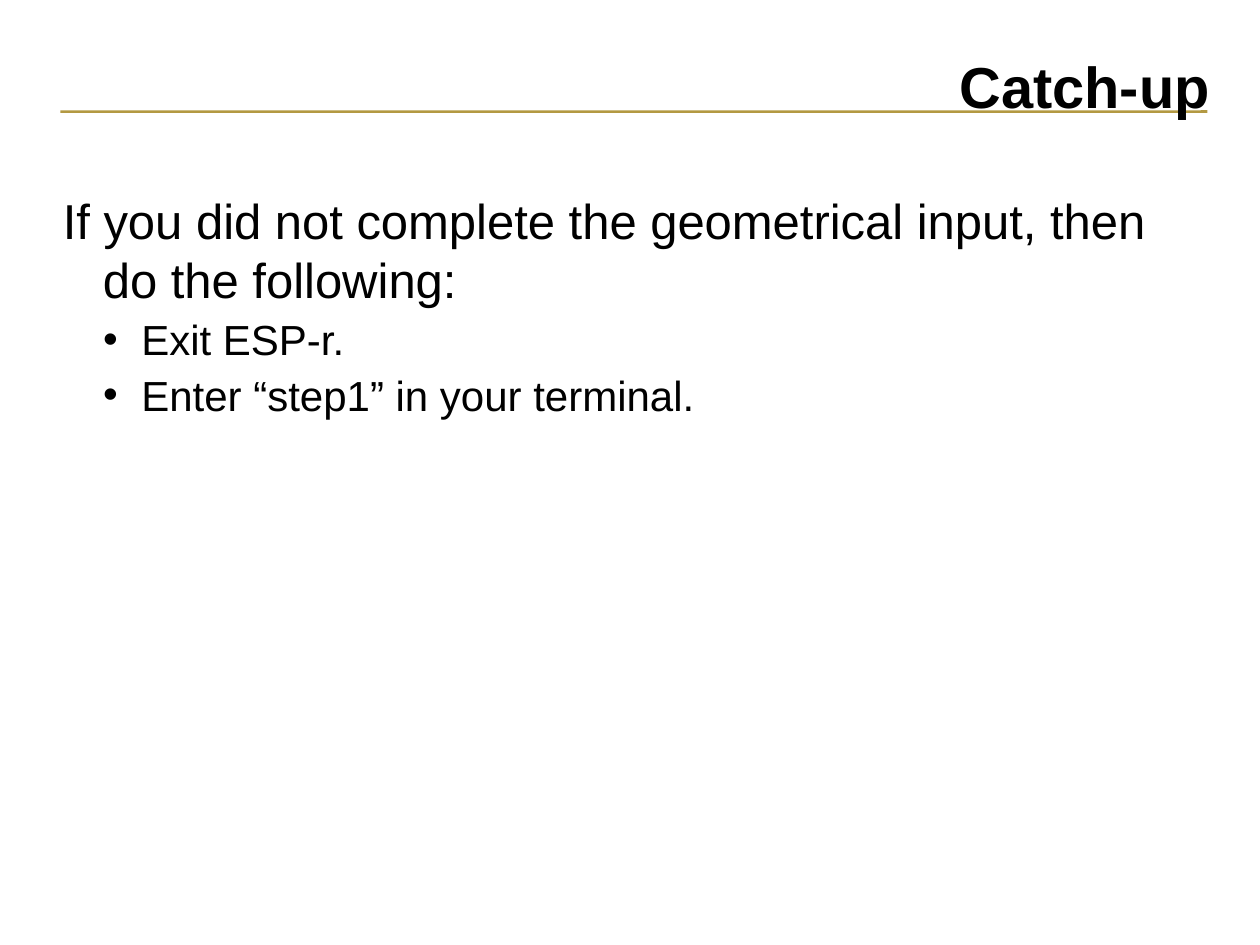
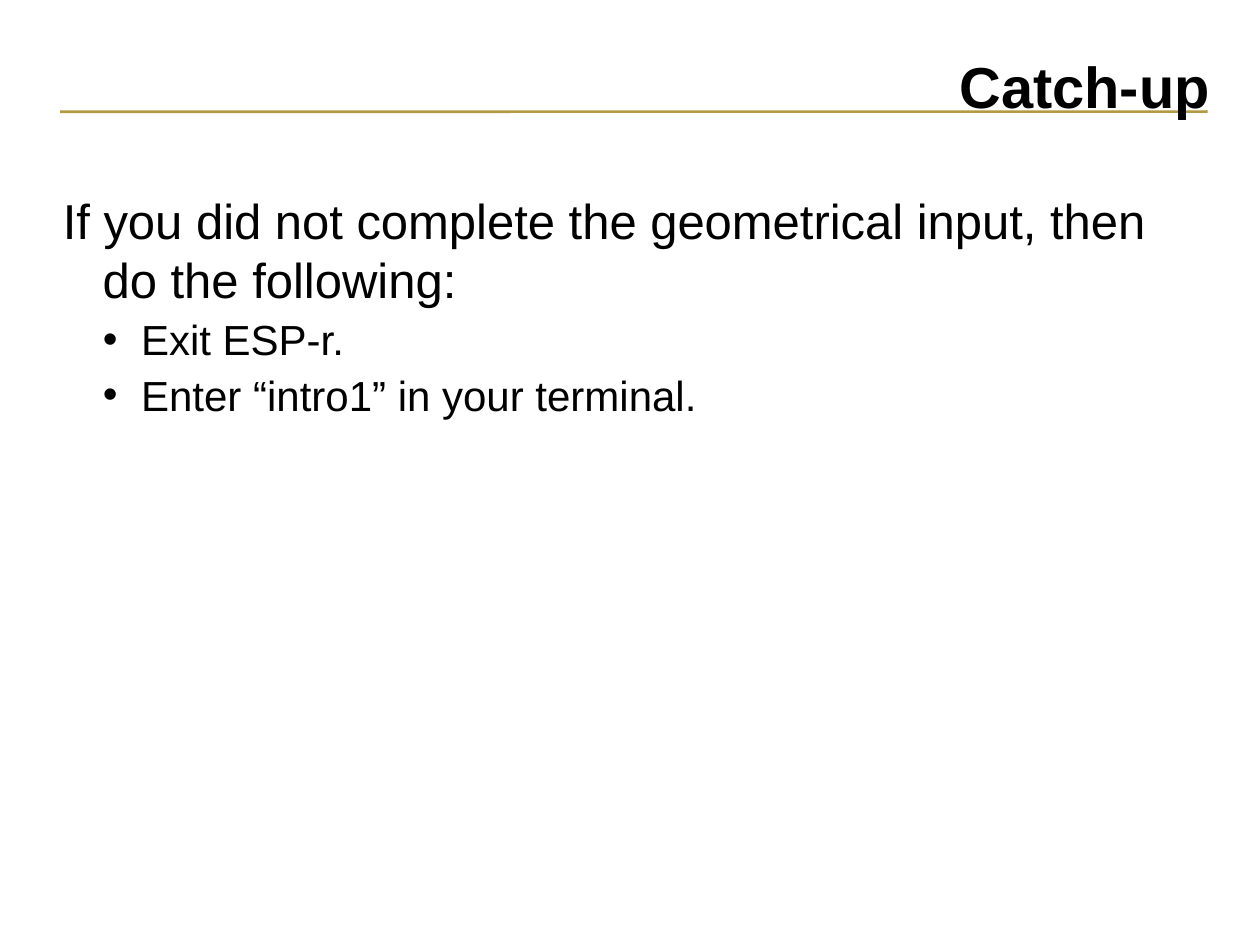
Before and after one commit to ESP-rCommunity/ESPrExtras, a slide deck: slide 30 of training/NRCan_course_materials/intro/introduction.ppt (slide 27 before the commit). Drawn at 1260x945 pixels with LibreOffice and Linux fonts; fonts in the diff are those of the drawing. Boxes give left, top, right and bottom in pixels: in the first picture for what was removed or moved away, otherwise in the second. Text is boxed around its words. In the diff, an @@ line names an element or a change of style, - is before the commit and + after.

Commit message:
This commit updates the introductory presentation to reflect changes in modern versions of prj (circa Version 11.4)

```diff
--- a/training/NRCan_course_materials/intro/introduction.ppt
+++ b/training/NRCan_course_materials/intro/introduction.ppt
@@ text at (141, 380, 696, 419): text changed @@
-  • Enter “step1” in your terminal.
+  • Enter “intro1” in your terminal.
```
Also in this commit, not shown: 19 other slides changed, 1 slide added.
